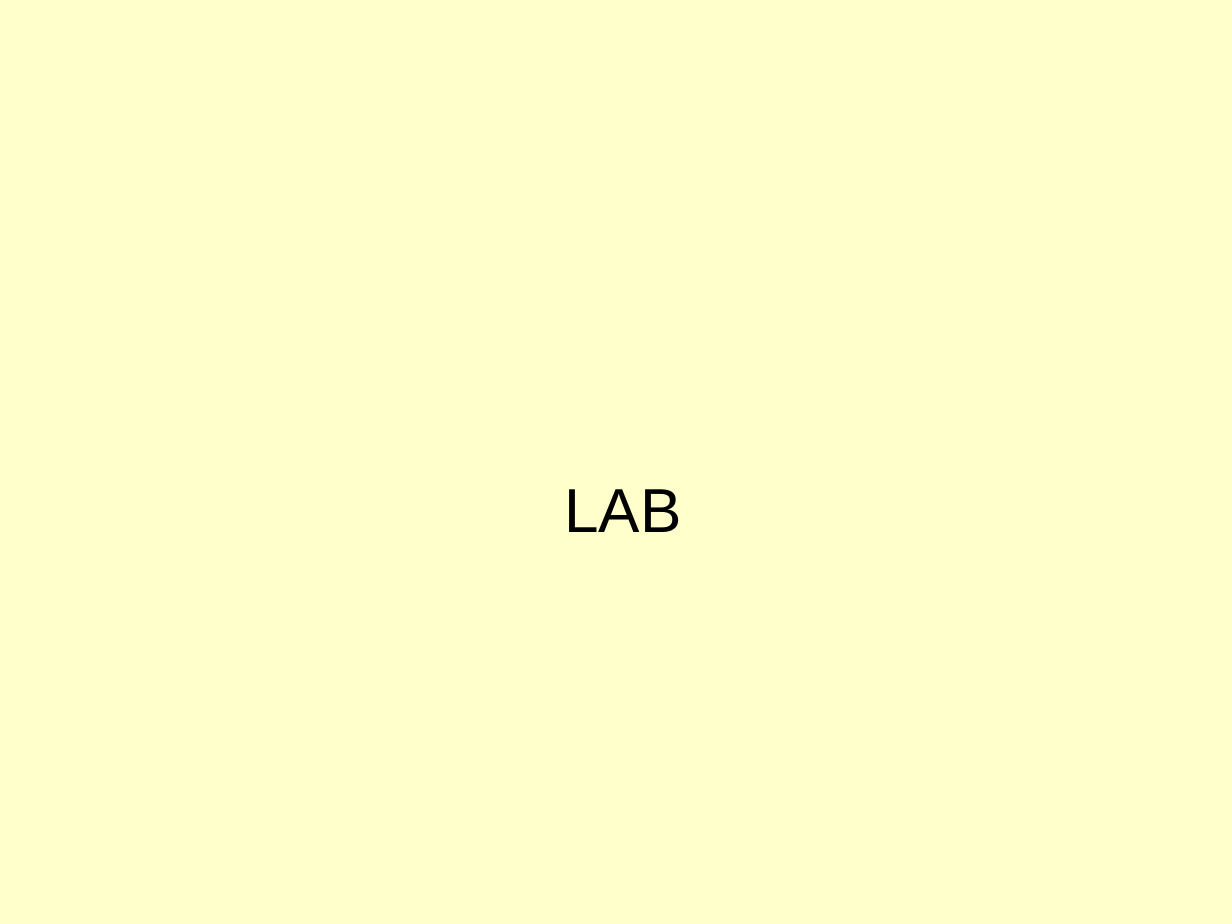
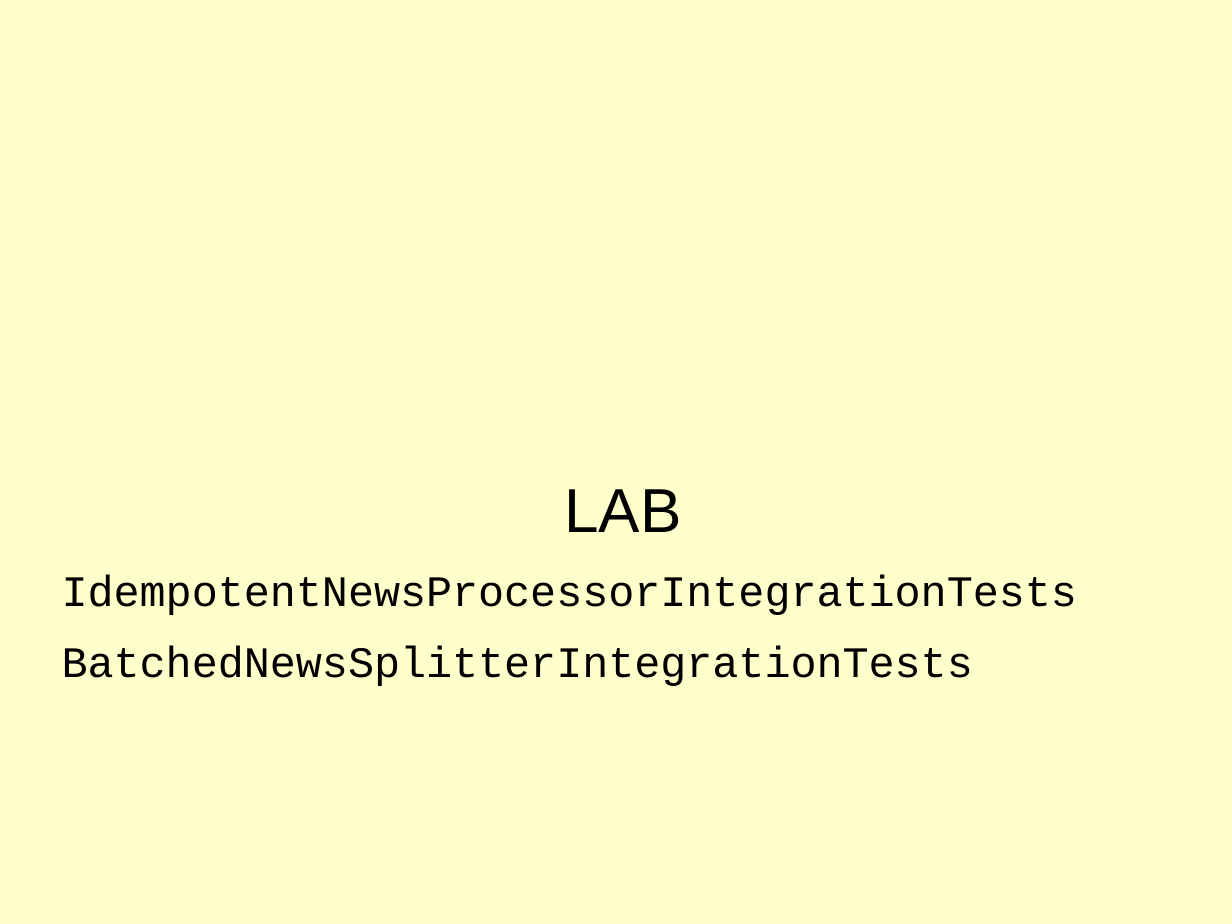
Before and after one commit to maropak/workshops, a slide deck: slide 17 of SpringIntegration3.ppt. Drawn at 1232x924 pixels with LibreOffice and Linux fonts; fonts in the diff are those of the drawing. Boxes give left, top, right and bottom in pixels: in the first picture for what was removed or moved away, otherwise in the second. Text is boxed around its words. In the diff, an @@ line names an element or a change of style, - is before the commit and + after.

```diff
--- a/SpringIntegration3.ppt
+++ b/SpringIntegration3.ppt
@@ text at box(62, 575, 1077, 686): paragraphs added @@
+IdempotentNewsProcessorIntegrationTests
+BatchedNewsSplitterIntegrationTests
```
Also in this commit, not shown: 14 other slides changed.
